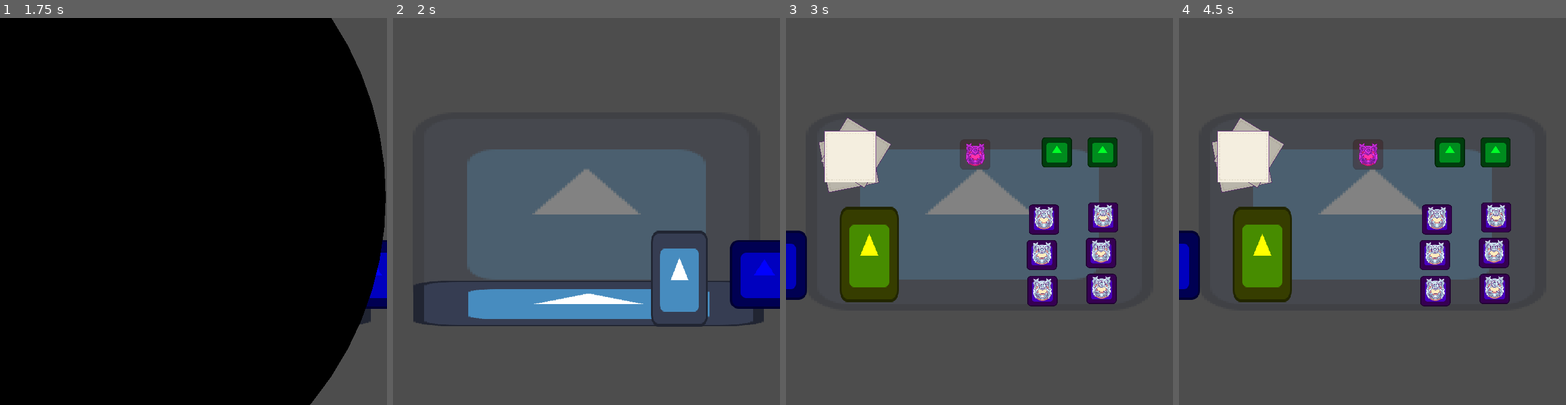
Above: before the commit, frames 1-4 (left to right).
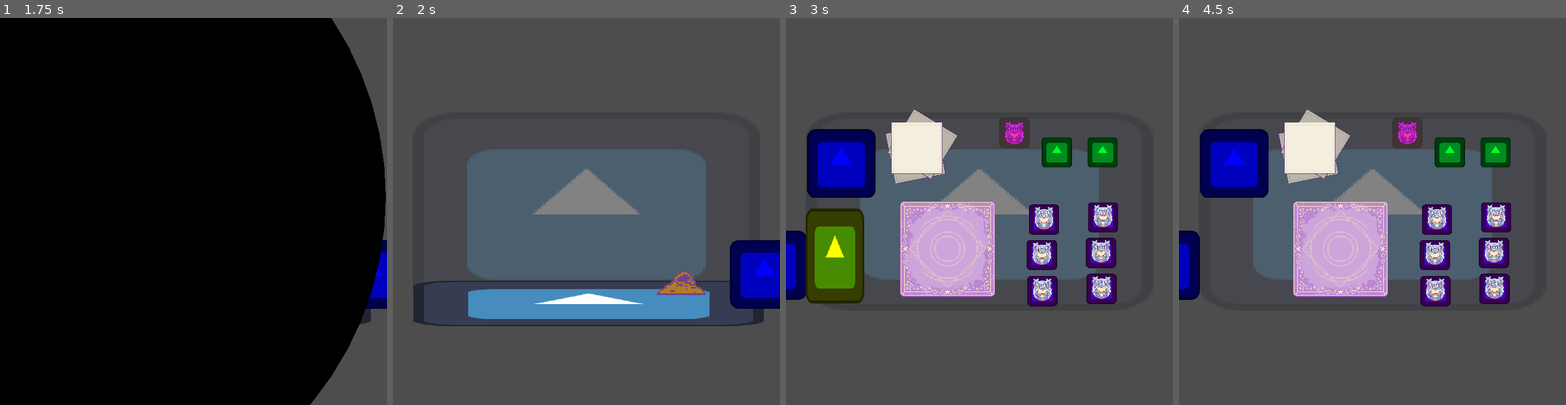
Above: after the commit, the same moments.

Repository: luankaike-code/felpo-jam-2026
Game: Godot game, scene res://scenes/screens/root_game.tscn
The game is run twice, just before and just after one commit, with the same random seed, the same clock (stepped at 60 frames per second) and the same inputs. The engine's default icon, where the game draws it, is replaced by a stand-in: a white triangle on a blue panel in a dark square.
Inputs (mouse positions are in pixels of both pictures, inside the frame that each line leads up to):
- Up to frame 1 (1.75 s): tap Enter (ui_accept) at 0.5, 0.77 s; move the mouse to (278, 192) at 0.52 s; click (278, 192) at 0.67 s; click (61, 196) at 1.27 s
- Up to frame 2 (2 s): no input
- Up to frame 3 (3 s): drag from (902, 230) to (1072, 277) at 2.02 s; tap Enter (ui_accept) at 2.75 s; move the mouse to (1018, 126) at 2.77 s; click (1018, 126) at 2.92 s
- Up to frame 4 (4.5 s): tap Enter (ui_accept) at 3.5, 4.25 s; drag from (1264, 254) to (1449, 153) at 3.52 s; move the mouse to (1488, 269) at 4.27 s; click (1488, 269) at 4.42 s

Frame 1 is identical in both runs. In frame 2, 2.8% of the frame differs, in the area x 66-82%, y 54-80%; in frame 3, 18%, in the area x 5-62%, y 23-74%; in frame 4, 16%.

Commit message:
Create basic MoneyBag

Diff:
--- /dev/null
+++ b/felpojam-2026-game-code/scenes/entitys/coin.tscn
@@ -0,0 +1,6 @@
+[gd_scene format=3 uid="uid://mr217b62vkdh"]
+
+[ext_resource type="Texture2D" uid="uid://dif7gwpc2q4xt" path="res://assets/images/coin.png" id="1_578mg"]
+
+[node name="Coin" type="Sprite2D" unique_id=707548486]
+texture = ExtResource("1_578mg")
--- /dev/null
+++ b/felpojam-2026-game-code/scenes/entitys/money_bag.tscn
@@ -0,0 +1,34 @@
+[gd_scene format=3 uid="uid://m47ar852hngx"]
+
+[ext_resource type="Script" uid="uid://cp2n0wa8iaaxi" path="res://scripts/entitys/money_bag.gd" id="1_n11ck"]
+[ext_resource type="Texture2D" uid="uid://dxay7l75fc2t8" path="res://assets/images/money_bag.png" id="1_uoguk"]
+[ext_resource type="Script" uid="uid://c8bo8naw8qjrt" path="res://scripts/state_machine/state_machine.gd" id="3_y5ep4"]
+[ext_resource type="Script" uid="uid://b03mc2du2h6cu" path="res://scripts/state_machine/state.gd" id="4_n138l"]
+[ext_resource type="Script" uid="uid://dtrto5333oj1m" path="res://scripts/states/money_bag/gain_money.gd" id="5_n138l"]
+[ext_resource type="Script" uid="uid://b6nt4irn1tcon" path="res://scripts/states/money_bag/lost_money.gd" id="6_ui3yj"]
+
+[node name="MoneyBag" type="Node2D" unique_id=51547907]
+script = ExtResource("1_n11ck")
+
+[node name="Sprite2D" type="Sprite2D" parent="." unique_id=1944073872]
+scale = Vector2(3, 3)
+texture = ExtResource("1_uoguk")
+hframes = 2
+frame = 1
+
+[node name="StateMachine" type="Node" parent="." unique_id=1230519366 node_paths=PackedStringArray("current_state")]
+script = ExtResource("3_y5ep4")
+current_state = NodePath("Idle")
+metadata/_custom_type_script = "uid://c8bo8naw8qjrt"
+
+[node name="Idle" type="Node" parent="StateMachine" unique_id=461014876]
+script = ExtResource("4_n138l")
+metadata/_custom_type_script = "uid://b03mc2du2h6cu"
+
+[node name="GainMoney" type="Node" parent="StateMachine" unique_id=1315788251]
+script = ExtResource("5_n138l")
+metadata/_custom_type_script = "uid://b03mc2du2h6cu"
+
+[node name="LostMoney" type="Node" parent="StateMachine" unique_id=674133665]
+script = ExtResource("6_ui3yj")
+metadata/_custom_type_script = "uid://b03mc2du2h6cu"
--- a/felpojam-2026-game-code/scenes/locals/client_local.tscn
+++ b/felpojam-2026-game-code/scenes/locals/client_local.tscn
@@ -4,7 +4,7 @@
 [ext_resource type="Script" uid="uid://f23l5pvhm3bj" path="res://scripts/locals/client_local.gd" id="2_qqkxa"]
 [ext_resource type="PackedScene" uid="uid://bus65tqh6i83b" path="res://scenes/entitys/character_sprite.tscn" id="3_geiil"]
 [ext_resource type="Texture2D" uid="uid://n85kss5ltq1u" path="res://icon.svg" id="3_qqkxa"]
-[ext_resource type="Texture2D" uid="uid://tww13gt4mlxq" path="res://assets/images/concubine.png" id="4_ph3mh"]
+[ext_resource type="Texture2D" uid="uid://r2r3adbp52if" path="res://assets/images/big guy.png" id="4_e681v"]
 [ext_resource type="Script" uid="uid://b22ark22c86p4" path="res://scripts/speech_bubble_manager.gd" id="5_pp4ci"]
 [ext_resource type="Script" uid="uid://c8bo8naw8qjrt" path="res://scripts/state_machine/state_machine.gd" id="6_6kv1h"]
 [ext_resource type="Script" uid="uid://dcu03w3wuqsy1" path="res://scripts/states/client_local/new_client.gd" id="7_geiil"]
@@ -12,13 +12,14 @@
 [ext_resource type="Script" uid="uid://b03mc2du2h6cu" path="res://scripts/state_machine/state.gd" id="9_gd4ri"]
 [ext_resource type="Script" uid="uid://bnmi3hseq168p" path="res://scripts/states/client_local/exit_client.gd" id="9_geiil"]
 [ext_resource type="PackedScene" uid="uid://bqlbykpw7ass8" path="res://scenes/entitys/delivery_bubble/delivery_bubble.tscn" id="10_aedb0"]
+[ext_resource type="PackedScene" uid="uid://m47ar852hngx" path="res://scenes/entitys/money_bag.tscn" id="13_e681v"]
 
 [node name="ClientLocal" unique_id=564590170 instance=ExtResource("1_vig35")]
 script = ExtResource("2_qqkxa")
 
 [node name="CharacterSprite" parent="." index="1" unique_id=934250755 instance=ExtResource("3_geiil")]
 position = Vector2(-140, 3)
-texture = ExtResource("4_ph3mh")
+texture = ExtResource("4_e681v")
 
 [node name="Table" type="Sprite2D" parent="." index="2" unique_id=56828278]
 position = Vector2(4.0000005, 171)
@@ -33,7 +34,11 @@
 [node name="DeliveryBubble" parent="." index="4" unique_id=557448253 instance=ExtResource("10_aedb0")]
 position = Vector2(-98, -134)
 
-[node name="StateMachine" type="Node" parent="." index="5" unique_id=420485562 node_paths=PackedStringArray("current_state")]
+[node name="MoneyBag" parent="." index="5" unique_id=51547907 node_paths=PackedStringArray("node_ref") instance=ExtResource("13_e681v")]
+position = Vector2(173, 115)
+node_ref = NodePath("../CharacterSprite")
+
+[node name="StateMachine" type="Node" parent="." index="6" unique_id=420485562 node_paths=PackedStringArray("current_state")]
 script = ExtResource("6_6kv1h")
 current_state = NodePath("Idle")
 metadata/_custom_type_script = "uid://c8bo8naw8qjrt"
--- a/felpojam-2026-game-code/scenes/locals/craft_local.tscn
+++ b/felpojam-2026-game-code/scenes/locals/craft_local.tscn
@@ -9,45 +9,54 @@
 [ext_resource type="PackedScene" uid="uid://ftl38bpii8ag" path="res://scenes/entitys/stamp.tscn" id="8_edtm0"]
 [ext_resource type="PackedScene" uid="uid://daa3bayphv4yc" path="res://scenes/entitys/runes/water_rune.tscn" id="9_3hllw"]
 [ext_resource type="PackedScene" uid="uid://bwhvvkj40wdmv" path="res://scenes/entitys/dropper.tscn" id="9_umv4u"]
+[ext_resource type="PackedScene" uid="uid://bir3pakybp2iq" path="res://scenes/entitys/trash.tscn" id="10_00w25"]
+[ext_resource type="Texture2D" uid="uid://clqd6hl8bsjwy" path="res://assets/images/carpet.png" id="11_wwimg"]
 
 [node name="CraftLocal" unique_id=564590170 instance=ExtResource("1_umv4u")]
 script = ExtResource("2_xt3nh")
 
-[node name="StackPapers" parent="." index="1" unique_id=117007281 instance=ExtResource("5_mvwp7")]
-position = Vector2(-240, -103)
+[node name="Carpet" type="Sprite2D" parent="." index="1" unique_id=1746305780]
+position = Vector2(-61, 70)
+texture = ExtResource("11_wwimg")
 
-[node name="InkStand" parent="." index="2" unique_id=920137688 instance=ExtResource("2_00w25")]
+[node name="StackPapers" parent="." index="2" unique_id=117007281 instance=ExtResource("5_mvwp7")]
+position = Vector2(-116, -119)
+
+[node name="InkStand" parent="." index="3" unique_id=920137688 instance=ExtResource("2_00w25")]
 position = Vector2(229, -110)
 
-[node name="InkStand2" parent="." index="3" unique_id=1137657733 instance=ExtResource("2_00w25")]
+[node name="InkStand2" parent="." index="4" unique_id=1137657733 instance=ExtResource("2_00w25")]
 position = Vector2(144, -110)
 
-[node name="RunesBook" parent="." index="4" unique_id=1322508017 instance=ExtResource("4_t3eoa")]
-position = Vector2(-205, 80)
+[node name="RunesBook" parent="." index="5" unique_id=1322508017 instance=ExtResource("4_t3eoa")]
+position = Vector2(-269, 83)
 
-[node name="Dropper" parent="." index="5" unique_id=392739461 instance=ExtResource("9_umv4u")]
-position = Vector2(-8, -106)
+[node name="Dropper" parent="." index="6" unique_id=392739461 instance=ExtResource("9_umv4u")]
+position = Vector2(65, -146)
 
-[node name="Stamp" parent="." index="6" unique_id=769955536 instance=ExtResource("8_edtm0")]
+[node name="Stamp" parent="." index="7" unique_id=769955536 instance=ExtResource("8_edtm0")]
 position = Vector2(120, 15)
 packed_rune = ExtResource("7_u7af2")
 
-[node name="Stamp2" parent="." index="7" unique_id=1815245524 instance=ExtResource("8_edtm0")]
+[node name="Stamp2" parent="." index="8" unique_id=1815245524 instance=ExtResource("8_edtm0")]
 position = Vector2(116, 81)
 packed_rune = ExtResource("9_3hllw")
 
-[node name="Stamp3" parent="." index="8" unique_id=2013902919 instance=ExtResource("8_edtm0")]
+[node name="Stamp3" parent="." index="9" unique_id=2013902919 instance=ExtResource("8_edtm0")]
 position = Vector2(117, 148)
 packed_rune = ExtResource("9_3hllw")
 
-[node name="Stamp4" parent="." index="9" unique_id=1428336526 instance=ExtResource("8_edtm0")]
+[node name="Stamp4" parent="." index="10" unique_id=1428336526 instance=ExtResource("8_edtm0")]
 position = Vector2(230, 11)
 packed_rune = ExtResource("9_3hllw")
 
-[node name="Stamp5" parent="." index="10" unique_id=351989747 instance=ExtResource("8_edtm0")]
+[node name="Stamp5" parent="." index="11" unique_id=351989747 instance=ExtResource("8_edtm0")]
 position = Vector2(226, 77)
 packed_rune = ExtResource("9_3hllw")
 
-[node name="Stamp6" parent="." index="11" unique_id=618230820 instance=ExtResource("8_edtm0")]
+[node name="Stamp6" parent="." index="12" unique_id=618230820 instance=ExtResource("8_edtm0")]
 position = Vector2(227, 144)
 packed_rune = ExtResource("9_3hllw")
+
+[node name="Trash" parent="Stamp6" index="3" unique_id=220787020 instance=ExtResource("10_00w25")]
+position = Vector2(-484, -233)
--- a/felpojam-2026-game-code/scenes/pop_ups/pop_up_configs_in_game.tscn
+++ b/felpojam-2026-game-code/scenes/pop_ups/pop_up_configs_in_game.tscn
@@ -4,6 +4,7 @@
 [ext_resource type="PackedScene" uid="uid://c1y7icenhs8e3" path="res://scenes/screens/configurations.tscn" id="2_w1lo2"]
 
 [node name="PopUpConfigsInGame" type="Node2D" unique_id=2109827692]
+z_index = 4000
 script = ExtResource("1_opmg5")
 metadata/_custom_type_script = "uid://m741nhr6vpsv"
 
--- a/felpojam-2026-game-code/scenes/pop_ups/pop_up_menu_in_game.tscn
+++ b/felpojam-2026-game-code/scenes/pop_ups/pop_up_menu_in_game.tscn
@@ -5,6 +5,7 @@
 [ext_resource type="PackedScene" uid="uid://kjus0yv14v1r" path="res://scenes/HUD/sprite_button.tscn" id="4_7sxeg"]
 
 [node name="PopUpMenuInGame" type="Node2D" unique_id=732963777]
+z_index = 4000
 script = ExtResource("1_33b1c")
 metadata/_custom_type_script = "uid://m741nhr6vpsv"
 
--- a/felpojam-2026-game-code/scenes/screens/game.tscn
+++ b/felpojam-2026-game-code/scenes/screens/game.tscn
@@ -4,7 +4,6 @@
 [ext_resource type="PackedScene" uid="uid://c2liuyeax0kjk" path="res://scenes/locals/client_local.tscn" id="3_xrk1x"]
 [ext_resource type="PackedScene" uid="uid://dnvx87pnj4fgh" path="res://scenes/locals/craft_local.tscn" id="4_ln6eb"]
 [ext_resource type="PackedScene" uid="uid://bir3pakybp2iq" path="res://scenes/entitys/trash.tscn" id="6_4ji0l"]
-[ext_resource type="PackedScene" uid="uid://6euiloaerot" path="res://scenes/entitys/paper_teleporter.tscn" id="7_0q6jn"]
 
 [node name="Game" type="Node2D" unique_id=1475156608]
 script = ExtResource("1_iwlfa")
@@ -15,8 +14,5 @@
 [node name="CraftLocal" parent="." unique_id=356713384 instance=ExtResource("4_ln6eb")]
 position = Vector2(716, 17)
 
-[node name="PaperTeleporter2" parent="." unique_id=1691328122 instance=ExtResource("7_0q6jn")]
-position = Vector2(173, 125)
-
 [node name="Trash" parent="." unique_id=220787020 instance=ExtResource("6_4ji0l")]
 position = Vector2(331, 117)
--- a/felpojam-2026-game-code/scripts/camera_in_game.gd
+++ b/felpojam-2026-game-code/scripts/camera_in_game.gd
@@ -3,6 +3,7 @@
 @onready var state_machine := $StateMachine as StateMachine
 
 var target: Node2D
+var statics: Array
 @onready var default_zoom := zoom
 
 func _ready() -> void:
--- a/felpojam-2026-game-code/scripts/data/client_data/client_data.gd
+++ b/felpojam-2026-game-code/scripts/data/client_data/client_data.gd
@@ -25,13 +25,31 @@
 
 static var client_result: Dictionary[names, ClientResultPossibility] = {
 	names.concubine: ClientResultPossibility.new(
-		ClientResult.new(SpeechsData.names.concubine_result_positive, 50.0),
-		ClientResult.new(SpeechsData.names.concubine_result_ok, 25.0),
-		ClientResult.new(SpeechsData.names.concubine_result_negative, -50.0)
+		ClientResult.new(
+			SpeechsData.names.concubine_result_positive,
+			ClientResultMensageMoney.new(50.0)
+		),
+		ClientResult.new(
+			SpeechsData.names.concubine_result_ok,
+			ClientResultMensageMoney.new(25.0)
+		),
+		ClientResult.new(
+			SpeechsData.names.concubine_result_negative,
+			ClientResultMensageMoney.new(-50.0)
+		)
 	),
 	names.king: ClientResultPossibility.new(
-		ClientResult.new(SpeechsData.names.king_result_positive, 50.0),
-		ClientResult.new(SpeechsData.names.king_result_ok, 25.0),
-		ClientResult.new(SpeechsData.names.king_result_negative, -50.0)
+		ClientResult.new(
+			SpeechsData.names.king_result_positive,
+			ClientResultMensageMoney.new(50.0)
+		),
+		ClientResult.new(
+			SpeechsData.names.king_result_ok,
+			ClientResultMensageMoney.new(25.0)
+		),
+		ClientResult.new(
+			SpeechsData.names.king_result_negative,
+			ClientResultMensageMoney.new(-50.0)
+		)
 	)
 }
--- a/felpojam-2026-game-code/scripts/data/client_data/client_result.gd
+++ b/felpojam-2026-game-code/scripts/data/client_data/client_result.gd
@@ -1,8 +1,8 @@
 class_name ClientResult extends Resource
 
-var money: float
+var mensage: ClientResultMensage
 var speech: SpeechsData.names
 
-func _init(speech_: SpeechsData.names, money_: float) -> void:
+func _init(speech_: SpeechsData.names, mensage_: ClientResultMensage) -> void:
 	speech = speech_
-	money = money_
+	mensage = mensage_
--- /dev/null
+++ b/felpojam-2026-game-code/scripts/data/client_data/client_result_mensage/client_result_mensage.gd
@@ -0,0 +1 @@
+class_name ClientResultMensage extends Resource
--- /dev/null
+++ b/felpojam-2026-game-code/scripts/data/client_data/client_result_mensage/client_result_mensage_money.gd
@@ -0,0 +1,6 @@
+class_name ClientResultMensageMoney extends ClientResultMensage
+
+var money: float
+
+func _init(money_: float) -> void:
+	money = money_
--- a/felpojam-2026-game-code/scripts/entitys/character_sprite/character_sprite.gd
+++ b/felpojam-2026-game-code/scripts/entitys/character_sprite/character_sprite.gd
@@ -6,7 +6,7 @@
 signal exited
 
 func _ready() -> void:
-	modulate = Color(0, 0, 0, 0)
+	modulate = Color(0.0, 0.0, 0.0, 0.0)
 
 func enter(character_name: CharacterData.names):
 	var tween := get_tree().create_tween()
--- /dev/null
+++ b/felpojam-2026-game-code/scripts/entitys/money_bag.gd
@@ -0,0 +1,25 @@
+class_name MoneyBag extends Node2D
+
+@onready var state_machine: StateMachine = $StateMachine
+@onready var sprite_2d: Sprite2D = $Sprite2D
+
+var packed_coin := preload("res://scenes/entitys/coin.tscn")
+
+var money_diference: float
+
+func _ready() -> void:
+	Global.money_changed.connect(_on_change_money)
+
+func _on_change_money(diference: float):
+	if diference == 0:
+		return
+
+	money_diference = diference
+
+	if diference > 0:
+		state_machine.change_state("GainMoney")
+	if diference < 0:
+		state_machine.change_state("LostMoney")
+
+func update_sprite():
+	sprite_2d.frame = 0 if Global.money > 20 else 1
--- a/felpojam-2026-game-code/scripts/global.gd
+++ b/felpojam-2026-game-code/scripts/global.gd
@@ -1,4 +1,11 @@
 extends Node
+
+signal money_changed(diference: float)
 
 var current_resolution: Vector2i
 var drag_mode: ControlData.drag_mode
+var money: float :
+	set(new):
+		var old_money = money
+		money = new
+		money_changed.emit(money - old_money)
--- /dev/null
+++ b/felpojam-2026-game-code/scripts/helpers/random.gd
@@ -0,0 +1,10 @@
+class_name Random extends Resource
+
+static func get_random_vector2(value_max: Vector2, value_min := Vector2.ZERO) -> Vector2:
+	var x := randf_range(value_min.x, value_max.x)
+	var y := randf_range(value_min.y, value_max.y)
+
+	return Vector2(x, y)
+
+static func get_random_vector2_in_interval(interval: Vector2) -> Vector2:
+	return get_random_vector2(interval, -interval)
--- a/felpojam-2026-game-code/scripts/screens/game.gd
+++ b/felpojam-2026-game-code/scripts/screens/game.gd
@@ -3,12 +3,12 @@
 var packed_menu_in_game := preload("res://scenes/pop_ups/pop_up_menu_in_game.tscn") as PackedScene
 
 @onready var locals := [$ClientLocal, $CraftLocal]
+
 var current_local := 0
 var music_player: SoundPlayer
 
 func _ready() -> void:
 	for local in locals:
-		print(local is ClientLocal, local is Local)
 		local.open_pop_up.connect(factory_pop_up)
 
 	music_player = Sound.play_sound(SoundData.names.shop_music)
--- a/felpojam-2026-game-code/scripts/states/camera_in_game/transition.gd
+++ b/felpojam-2026-game-code/scripts/states/camera_in_game/transition.gd
@@ -1,6 +1,7 @@
 extends State
 
 var tween: Tween
+var statics_tweens: Array[Tween]
 
 func to_idle():
 	change_state.emit("Idle")
--- a/felpojam-2026-game-code/scripts/states/client_local/exit_client.gd
+++ b/felpojam-2026-game-code/scripts/states/client_local/exit_client.gd
@@ -1,17 +1,14 @@
 extends State
 
 var host: ClientLocal
-var order_quality: float
+var order_result: ClientResult
 
-func enter(host_) -> void:
-	host = host_
-	var pos := host.character_sprite.global_position
-
+func get_order_quality() -> float:
 	var order = OrdersData.orders[host.current_client_data.order]
 	var o := OrderObj.new(host.delivery_bubble.get_fields_content())
-	order_quality =  Calc.calc_order_obj_proximity(order, o)
-	host.close_delivery_bubble()
+	return Calc.calc_order_obj_proximity(order, o)
 
+func get_order_result(order_quality: float) -> ClientResult:
 	var client_name := ClientData.order[host.current_client_order_index]
 	var results := ClientData.client_result[client_name]
 	var current_result: ClientResult
@@ -23,11 +20,28 @@
 	else:
 		current_result = results.negative
 
-	var speech := SpeechsData.speechs[current_result.speech]
+	return current_result
+
+func _on_finish_all_dialogs():
+	handle_client_result_mensage()
+	change_state.emit("Idle")
+
+func handle_client_result_mensage():
+	if order_result.mensage is ClientResultMensageMoney:
+		Global.money += order_result.mensage.money
+	host.character_sprite.exit()
+
+func enter(host_) -> void:
+	host = host_
+	var pos := host.character_sprite.global_position
+
+	var order_quality :=  get_order_quality()
+	host.close_delivery_bubble()
+	order_result = get_order_result(order_quality)
+
+	var speech := SpeechsData.speechs[order_result.speech]
 	var speech_bubble := host.speech_bubble_manager.create_speech_bubble(speech, pos)
-	speech_bubble.finish_all_dialogs.connect(host.character_sprite.exit)
-
-	change_state.emit("Idle")
+	speech_bubble.finish_all_dialogs.connect(_on_finish_all_dialogs)
 
 func exit():
 	host.current_client_order_index += 1
--- /dev/null
+++ b/felpojam-2026-game-code/scripts/states/money_bag/gain_money.gd
@@ -0,0 +1,22 @@
+extends State
+
+var host: MoneyBag
+
+func enter(host_) -> void:
+	host = host_
+
+	var longer_duration: float
+	var coin_count := max(int(host.money_diference), 1)*4 as int
+	for i in coin_count:
+		var coin := host.packed_coin.instantiate() as Sprite2D
+		host.add_child(coin)
+
+		var to := Random.get_random_vector2_in_interval(Vector2(30, 0)) + Vector2(0, -50)
+		coin.position = to
+		var duration = randf_range(0.15, 0.3)
+		if duration > longer_duration:
+			longer_duration = duration
+		var tween := get_tree().create_tween()
+		tween.tween_property(coin, "position", Vector2.ZERO, duration).set_ease(Tween.EASE_OUT)
+		tween.tween_callback(coin.queue_free)
+	get_tree().create_timer(longer_duration).timeout.connect(host.update_sprite)
--- /dev/null
+++ b/felpojam-2026-game-code/scripts/states/money_bag/lost_money.gd
@@ -0,0 +1,22 @@
+extends State
+
+var host: MoneyBag
+
+func enter(host_) -> void:
+	host = host_
+
+	var longer_duration: float
+	var coin_count := max(int(host.money_diference), 1)*4 as int
+	for i in coin_count:
+		var coin := host.packed_coin.instantiate() as Sprite2D
+		coin.modulate = Color(1.0, 0.0, 0.0, 1.0)
+		host.add_child(coin)
+
+		var to := Random.get_random_vector2_in_interval(Vector2(10, 0)) + Vector2(0, -50)
+		var enter_duration = randf_range(0.15, 0.3)
+		var exit_duration = randf_range(0.2, 0.4)
+		var tween := get_tree().create_tween()
+		tween.tween_property(coin, "position", to, enter_duration).set_ease(Tween.EASE_OUT)
+		tween.tween_property(coin, "position", Vector2(to.x, 100), exit_duration).set_ease(Tween.EASE_OUT)
+		tween.tween_callback(coin.queue_free)
+	get_tree().create_timer(longer_duration).timeout.connect(host.update_sprite)
Binary file added: felpojam-2026-game-code/assets/images/big guy.png
Not shown, added: felpojam-2026-game-code/assets/images/big guy.png.import
Binary file added: felpojam-2026-game-code/assets/images/carpet.png
Not shown, added: felpojam-2026-game-code/assets/images/carpet.png.import
Binary file added: felpojam-2026-game-code/assets/images/coin.png
Not shown, added: felpojam-2026-game-code/assets/images/coin.png.import
Binary file added: felpojam-2026-game-code/assets/images/money_bag.png
Not shown, added: felpojam-2026-game-code/assets/images/money_bag.png.import
Not shown, added: felpojam-2026-game-code/scripts/data/client_data/client_result_mensage/client_result_mensage.gd.uid
Not shown, added: felpojam-2026-game-code/scripts/data/client_data/client_result_mensage/client_result_mensage_money.gd.uid
Not shown, added: felpojam-2026-game-code/scripts/entitys/money_bag.gd.uid
Not shown, added: felpojam-2026-game-code/scripts/helpers/random.gd.uid
(and 2 more such lines)
